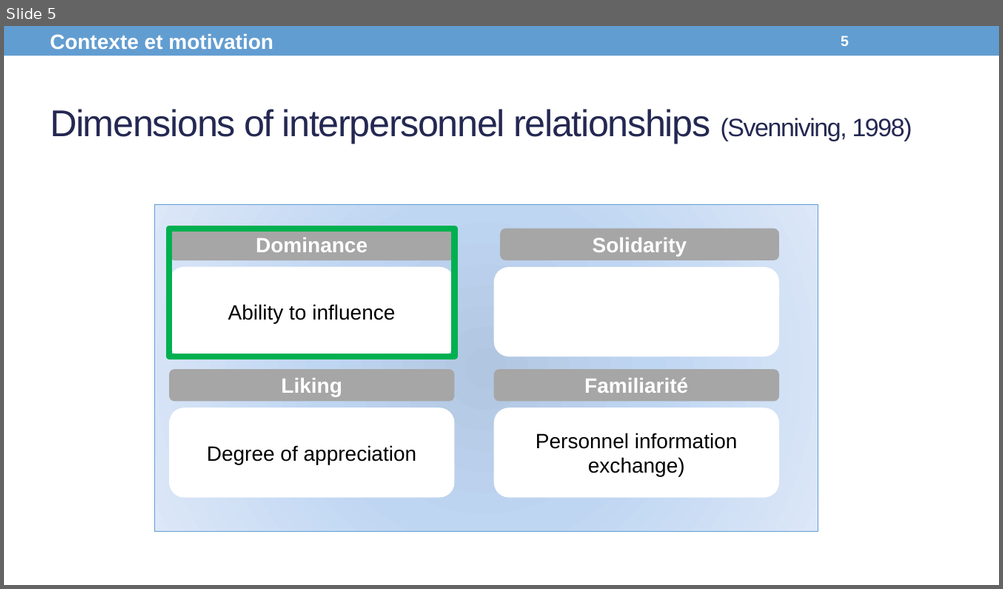
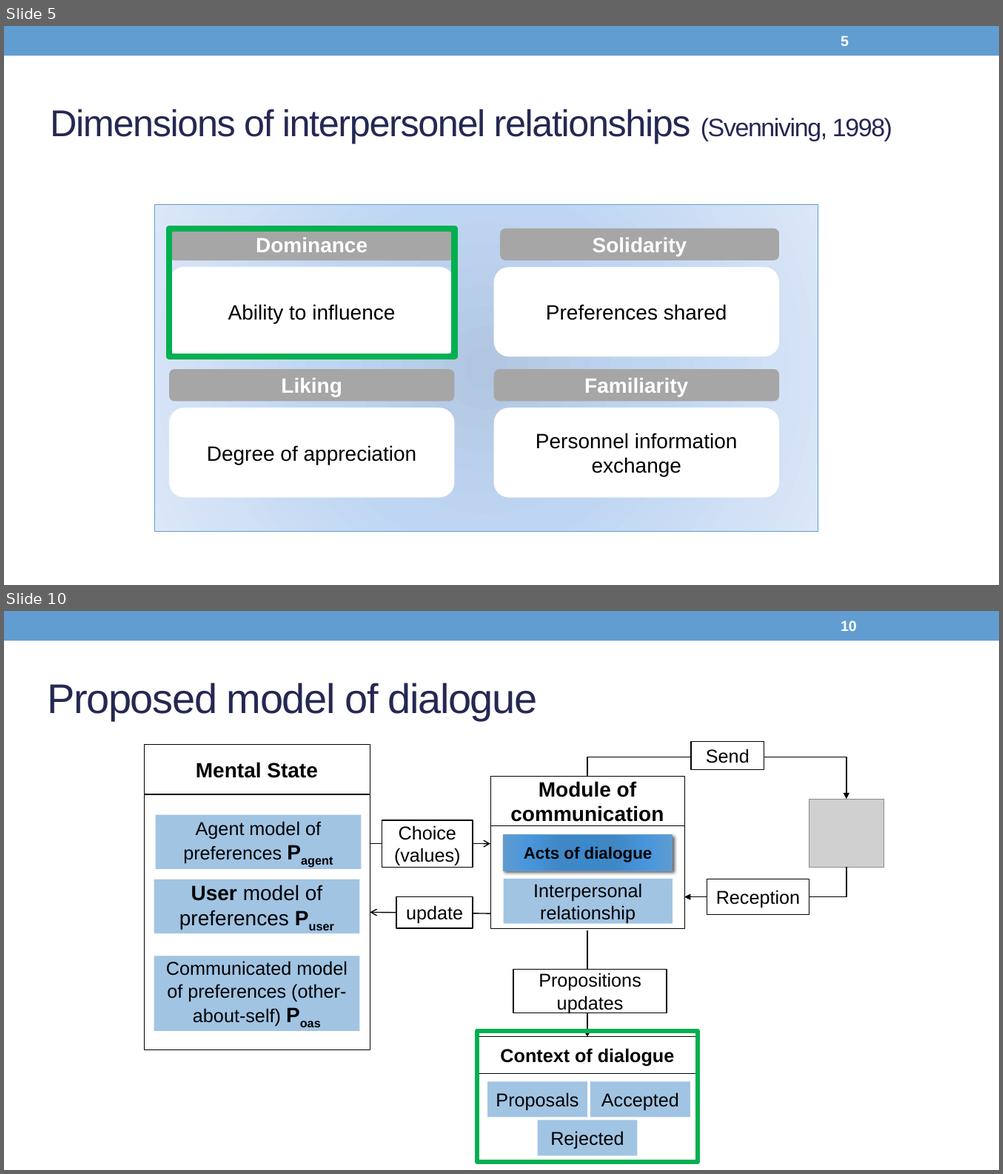
Before and after one commit to Olydia/Discolog, a slide deck: papers/Presentations/WACAI_EN.pptx. Shown one above the other, each under a label of ours: slide 5 before the commit, slides 5 and 10 after it; the slides between them are not shown. The pictures are 1003x589 and 1003x1174 pixels, drawn with LibreOffice and Linux fonts; fonts in the diff are those of the drawing; grey boxes stand for pictures. Boxes give left, top, right and bottom in pixels: in the first picture for what was removed or moved away, otherwise in the second. Text is boxed around its words. In the diff, an @@ line names an element or a change of style, - is before the commit and + after.

```diff
--- a/papers/Presentations/WACAI_EN.pptx
+++ b/papers/Presentations/WACAI_EN.pptx
@@ slide 10 added at (4, 611, 999, 1170), background #FFFFFF; not listed: 1 template element that a slide beside it also shows @@
@@ page number added at (840, 621, 856, 631), 14 pt, text #FFFFFF, bold @@
+10
@@ title added at (47, 683, 538, 721), 40 pt, text #242852 @@
+Proposed model of dialogue
@@ rectangle added at (691, 741, 764, 770), fill #FFFFFF, outline #000000 1 pt, 18 pt, text #000000 @@
+Send
@@ elbow arrow added from (587, 776) to (846, 799), #000000 1 pt @@
@@ picture added at (809, 799, 884, 867) @@
@@ rectangle added at (381, 820, 472, 868), fill #FFFFFF, outline #000000 1 pt, 18 pt, text #000000 @@
+Choice
+(values)
@@ arrow added from (370, 844) to (490, 844), #000000 1 pt @@
@@ elbow arrow added from (846, 868) to (685, 897), #000000 1 pt @@
@@ rectangle added at (396, 897, 472, 928), fill #FFFFFF, outline #000000 1 pt, 18 pt, text #000000 @@
+update
@@ group added at (490, 776, 685, 928): 4 rectangles @@
+Module of communication
+Acts of dialogue
+Interpersonal relationship
@@ rectangle added at (707, 879, 809, 914), fill #FFFFFF, outline #000000 1 pt, 18 pt, text #000000 @@
+Reception
@@ arrow added from (490, 914) to (370, 912), #000000 1 pt @@
@@ arrow added from (587, 931) to (587, 1037), #000000 1.5 pt @@
@@ group added at (144, 744, 370, 1051): 5 rectangles @@
+Mental State
+Agent model of preferences Pagent
+User model of preferences Puser
+Communicated model of preferences (other-about-self) Poas
@@ rectangle added at (514, 970, 666, 1014), fill #FFFFFF, outline #000000 1 pt, 18 pt, text #000000 @@
+Propositions
+updates
@@ rectangle added at (477, 1031, 697, 1162), outline #00B050 4.5 pt @@
@@ group added at (477, 1037, 697, 1162): 5 rectangles @@
+Context of dialogue
+Proposals
+Accepted
+Rejected
@@ slide 5 changed as well @@
@@ text removed at (50, 33, 273, 49) @@
-Contexte et motivation
@@ title at (50, 109, 892, 144): text changed @@
-Dimensions of interpersonnel relationships (Svenniving, 1998)
+Dimensions of interpersonel relationships (Svenniving, 1998)
@@ text in rounded rectangle at (546, 304, 727, 321): text added @@
+Preferences shared
@@ text in rounded rectangle at (584, 378, 688, 397): text changed @@
-Familiarité
+Familiarity
@@ text in rounded rectangle at (535, 433, 737, 477): text changed @@
-Personnel information exchange)
+Personnel information exchange
```
Also in this commit, not shown: 14 other slides changed, 1 other slide added, 4 slides removed, 4 other files.
